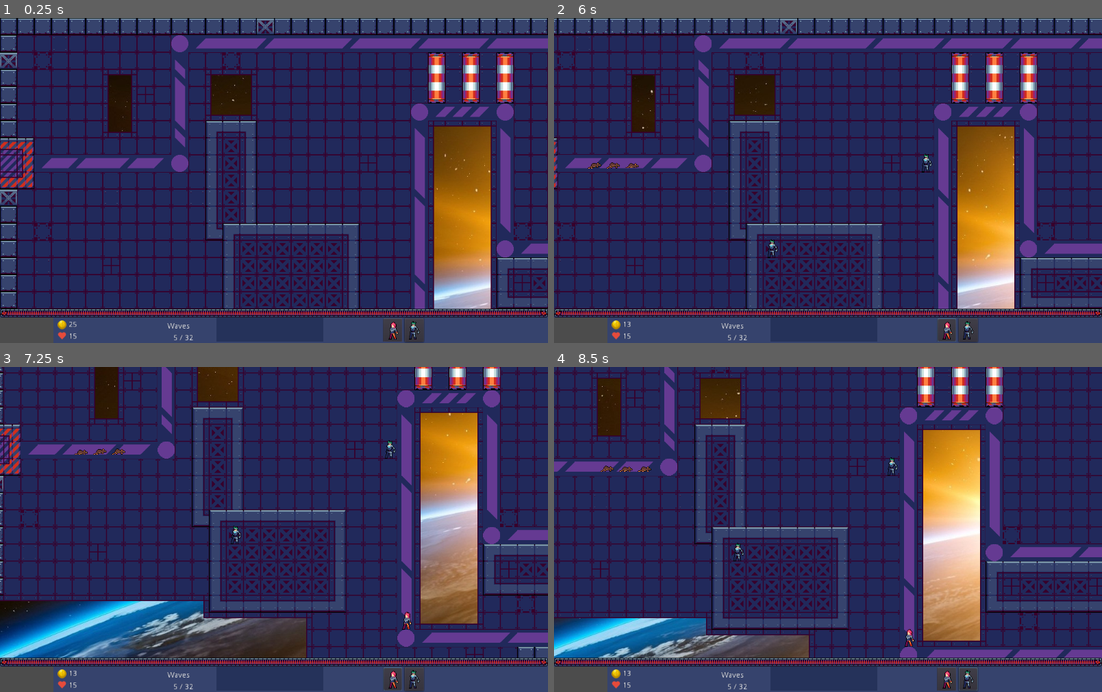
Above: before the commit, frames 1-4 (two rows, left to right).
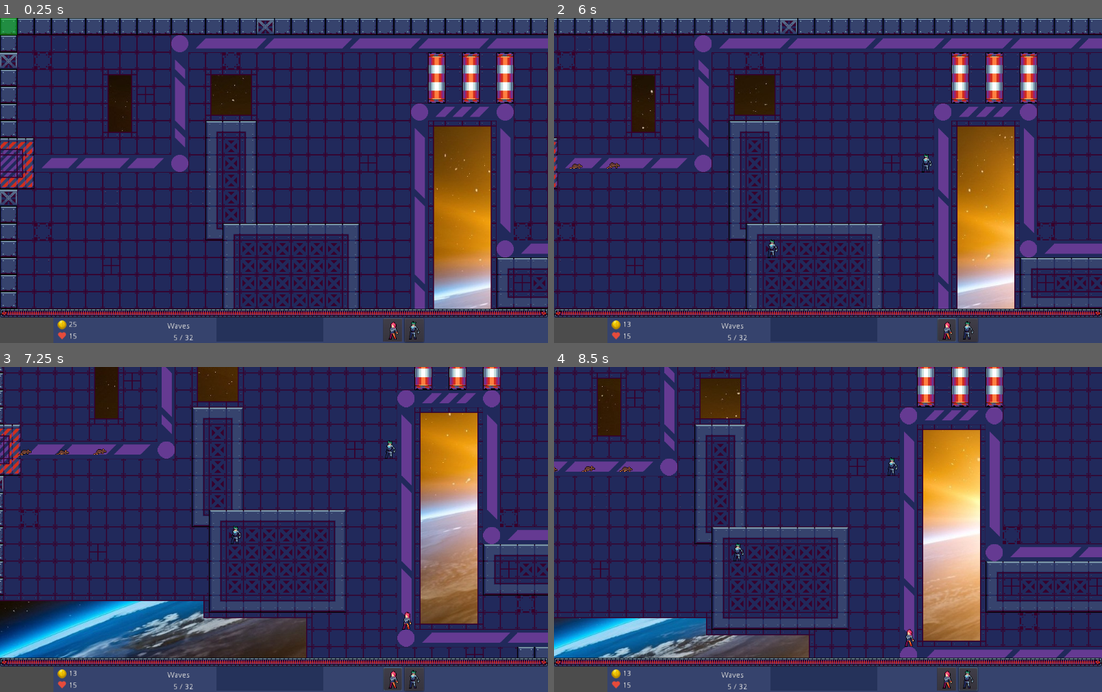
Above: after the commit, the same moments.

Repository: Dev-Crea/arator
Game: Godot game, scene res://scenes/Main.tscn
The game is run twice, just before and just after one commit, with the same random seed, the same clock (stepped at 60 frames per second) and the same inputs.
Inputs (mouse positions are in pixels of both pictures, inside the frame that each line leads up to):
- Up to frame 1 (0.25 s): no input
- Up to frame 2 (6 s): click (948, 330) at 0.5 s; click (970, 330) at 1.25 s; tap Enter at 2, 4.25 s; move the mouse to (948, 164) at 2.02 s; hold Right (ui_right) 2.03-2.78 s; hold Ctrl 2.03-2.78 s; click (948, 164) at 2.17 s; tap Space at 2.75, 5 s; move the mouse to (718, 196) at 2.77 s; hold Down (ui_down) 2.78-3.53 s; tap Q at 2.85 s; move the mouse to (882, 109) at 3.52 s; hold Right (ui_right) 3.53-4.28 s; hold Z 3.53-4.28 s; move the mouse to (800, 245) at 4.27 s; hold Up (ui_up) 4.28-5.03 s; tap Ctrl at 4.35 s; click (800, 245) at 4.42 s; move the mouse to (992, 229) at 5.02 s; hold Q 5.03-5.78 s; hold Left (ui_left) from 5.03 s (still down); move the mouse to (663, 131) at 5.77 s; tap Z at 5.85 s
- Up to frame 3 (7.25 s): move the mouse to (301, 529) at 6.52 s; release Left (ui_left) at 6.53 s; hold Down (ui_down) from 6.53 s (still down); hold Ctrl from 6.53 s (still down); click (301, 529) at 6.67 s
- Up to frame 4 (8.5 s): move the mouse to (745, 448) at 7.27 s; release Down (ui_down) at 7.28 s; release Ctrl at 7.28 s; hold Right (ui_right) 7.28-8.03 s; tap Q at 7.35 s; move the mouse to (948, 513) at 8.02 s; hold Up (ui_up) from 8.03 s (still down); hold Z from 8.03 s (still down)

The runs differ from the first frame. In frame 1, 0.2% of the frame differs, in the area x 0-4%, y 0-6%; in frame 2, less than 0.1%; in frame 3, 0.1%; in frame 4, less than 0.1%.

Commit message:
Change background

Diff:
--- a/scenes/Main.tscn
+++ b/scenes/Main.tscn
@@ -11,8 +11,8 @@
 [node name="Main" type="Node"]
 script = ExtResource( 3 )
 __meta__ = {
-"_edit_horizontal_guides_": [ 768.0, 54.0 ],
-"_edit_vertical_guides_": [ 1352.0 ]
+"_edit_horizontal_guides_": [ 768.0, 54.0, -16.0, -16.0, 768.0 ],
+"_edit_vertical_guides_": [ 1352.0, 1344.0, -24.0 ]
 }
 
 [node name="ParallaxBackground" type="ParallaxBackground" parent="."]
@@ -32,15 +32,14 @@
 current = true
 limit_left = 0
 limit_top = 0
-limit_right = 1352
-limit_bottom = 832
+limit_right = 1344
+limit_bottom = 768
 
 [node name="HUD" parent="Camera" instance=ExtResource( 1 )]
 offset = Vector2( 0, 544 )
 transform = Transform2D( 1, 0, 0, 1, 0, 544 )
 
 [node name="CursorBuild" type="ColorRect" parent="."]
-visible = false
 margin_right = 32.0
 margin_bottom = 32.0
 color = Color( 0, 1, 0, 0.392157 )
--- a/scenes/levels/Ashland.gd
+++ b/scenes/levels/Ashland.gd
@@ -8,8 +8,8 @@
 
 const WAVES = 20
 const TIME_START = 5
-const WAVES_INTERVAL = 25 			# 25 seconds
-const WAVES_MOB_INTERVAL = 1 		# 1 second
+const WAVES_INTERVAL = 25
+const WAVES_MOB_INTERVAL = 2
 const WAVES_MAX_MOB = 3
 
 var tower_selected = null
--- a/scenes/levels/Ashland.tscn
+++ b/scenes/levels/Ashland.tscn
@@ -21,7 +21,7 @@
 [node name="Ashland" type="Node2D"]
 script = ExtResource( 8 )
 
-[node name="TileMap" type="TileMap" parent="."]
+[node name="TileMap" type="TileMap" parent="." groups=["maps"]]
 tile_set = ExtResource( 1 )
 cell_size = Vector2( 32, 32 )
 cell_quadrant_size = 32
--- a/scenes/mobs/MobRat.gd
+++ b/scenes/mobs/MobRat.gd
@@ -31,13 +31,13 @@
 	$Path2D/PathFollow2D/explode.visible = true
 
 func _death(tower):
-	print("DEATH !!!")
+	#print("DEATH !!!")
 	$Path2D/PathFollow2D/AnimatedSprite.play("death")
 	# warning-ignore:return_value_discarded
 	$Path2D/PathFollow2D/AnimatedSprite.connect("animation_finished", self, "units_animation_death")
-	print(tower)
+	#print(tower)
 	if (tower != null):
-		print("Emit Signal : attack_ended")
+		#print("Emit Signal : attack_ended")
 		tower.emit_signal("attack_ended")
 
 func set_curve(curve):
@@ -52,7 +52,7 @@
 	self.queue_free()
 
 func _on_MobRat_hit(damage, tower = null):
-	print("[_on_MobRat_hit] with damage : ", damage)
+	#print("[_on_MobRat_hit] with damage : ", damage)
 	damaged = damage
 	life -= damage
 	_hurt()
@@ -62,7 +62,7 @@
 		if !$Path2D/PathFollow2D/explode.is_connected("animation_finished", self, "units_animation_damage"):
 			# warning-ignore:return_value_discarded
 			$Path2D/PathFollow2D/explode.connect("animation_finished", self, "units_animation_damage", [tower])
-	print("Life : ", str(life))
+	#print("Life : ", str(life))
 
 # warning-ignore:unused_argument
 func _on_MobRat_stop_hit(damage):
--- a/scenes/mobs/MobRat.tscn
+++ b/scenes/mobs/MobRat.tscn
@@ -60,32 +60,32 @@
 [sub_resource type="RectangleShape2D" id=21]
 extents = Vector2( 13.5, 6 )
 
-[node name="MobRat" type="Node2D"]
+[node name="MobRat" type="Node2D" groups=["mobs"]]
 script = ExtResource( 2 )
 
-[node name="Path2D" type="Path2D" parent="."]
+[node name="Path2D" type="Path2D" parent="." groups=["mobs"]]
 curve = SubResource( 12 )
 
-[node name="PathFollow2D" type="PathFollow2D" parent="Path2D"]
+[node name="PathFollow2D" type="PathFollow2D" parent="Path2D" groups=["mobs"]]
 rotate = false
 cubic_interp = false
 loop = false
 
-[node name="AnimatedSprite" type="AnimatedSprite" parent="Path2D/PathFollow2D"]
+[node name="AnimatedSprite" type="AnimatedSprite" parent="Path2D/PathFollow2D" groups=["mobs"]]
 frames = ExtResource( 1 )
 animation = "walk"
 frame = 3
 
-[node name="explode" type="AnimatedSprite" parent="Path2D/PathFollow2D"]
+[node name="explode" type="AnimatedSprite" parent="Path2D/PathFollow2D" groups=["mobs"]]
 visible = false
 position = Vector2( 0, -17 )
 scale = Vector2( 0.05, 0.05 )
 frames = SubResource( 11 )
 frame = 2
 
-[node name="hitbox" type="Area2D" parent="Path2D/PathFollow2D"]
+[node name="hitbox" type="Area2D" parent="Path2D/PathFollow2D" groups=["mobs"]]
 
-[node name="CollisionShape2D" type="CollisionShape2D" parent="Path2D/PathFollow2D/hitbox"]
+[node name="CollisionShape2D" type="CollisionShape2D" parent="Path2D/PathFollow2D/hitbox" groups=["mobs"]]
 position = Vector2( -2.5, 3 )
 shape = SubResource( 21 )
 
--- a/scenes/towers/TowerPunk.gd
+++ b/scenes/towers/TowerPunk.gd
@@ -55,12 +55,6 @@
 func animation_attack():
 	$Container/AnimatedSprite.play("attack")
 
-func _on_Attack_area_shape_entered(_area_rid, _area, _area_shape_index, _local_shape_index):
-	print("_on_Attack_area_shape_entered")
-
-func _on_Attack_area_shape_exited(_area_rid, _area, _area_shape_index, _local_shape_index):
-	print("_on_Attack_area_shape_exited")
-
 func _on_Hover_mouse_entered():
 	print("[_on_Hover_mouse_entered] Hover !")
 	attack_area(true)
@@ -99,25 +93,31 @@
 
 func _on_Attack_area_entered(area):
 	if (attack_mob == null):
-		attack_mob = area.get_parent().get_parent().get_parent()
-		print("[_on_Attack_area_entered] start damage on unit : ", attack_mob)
-		attack_mob.emit_signal("hit", 5, self)
+		print("[_on_Attack_area_entered] ", str(area))
+		print("[_on_Attack_area_entered] ", str(area.get_groups()))
+		if area.is_in_group("mobs"):
+			attack_mob = area.get_parent().get_parent().get_parent()
+			#print("[_on_Attack_area_entered] start damage on unit : ", attack_mob)
+			attack_mob.emit_signal("hit", 5, self)
 
-	list_mobs.push_back(attack_mob)
+		list_mobs.push_front(area)
+		# list_mobs.push_back(attack_mob)
+		print(list_mobs)
 
 func _on_Attack_area_exited(area):
-	var mob = area.get_parent().get_parent().get_parent()
-	print("[_on_Attack_area_exited] stop damage on unit : ", mob)
-	mob.emit_signal("stop_hit", 5)
-	print("[_on_Attack_area_exited] : ", str(list_mobs.size()))
+	if area.is_in_group("mobs"):
+		var mob = area.get_parent().get_parent().get_parent()
+		#print("[_on_Attack_area_exited] stop damage on unit : ", mob)
+		mob.emit_signal("stop_hit", 5)
+		#print("[_on_Attack_area_exited] : ", str(list_mobs.size()))
 
 func _on_TowerPunk_attack_ended():
-	print("_on_TowerPunk_attack_ended")
+	#print("_on_TowerPunk_attack_ended")
 	attack_mob = null
 	list_mobs.pop_front()
 
-	print(list_mobs)
+	#print(list_mobs)
 	if !list_mobs.empty():
 		attack_mob = list_mobs[0]
-		print("[_on_Attack_area_entered] start damage on unit : ", attack_mob)
+		#print("[_on_Attack_area_entered] start damage on unit : ", attack_mob)
 		attack_mob.emit_signal("hit", 5, self)
--- a/scenes/towers/TowerPunk.tscn
+++ b/scenes/towers/TowerPunk.tscn
@@ -16,11 +16,11 @@
 shader = ExtResource( 3 )
 shader_param/swap_color = true
 
-[node name="TowerPunk" type="Node2D"]
+[node name="TowerPunk" type="Node2D" groups=["tower"]]
 position = Vector2( 0, 1 )
 script = ExtResource( 2 )
 
-[node name="Container" type="Control" parent="."]
+[node name="Container" type="Control" parent="." groups=["tower"]]
 margin_left = -64.0
 margin_top = -64.0
 margin_right = -64.0
@@ -30,7 +30,7 @@
 "_edit_use_anchors_": false
 }
 
-[node name="Hover" type="Area2D" parent="Container"]
+[node name="Hover" type="Area2D" parent="Container" groups=["tower"]]
 position = Vector2( 64, 64 )
 z_index = 100
 collision_layer = 8
@@ -38,33 +38,33 @@
 monitoring = false
 monitorable = false
 
-[node name="CollisionShape2D" type="CollisionShape2D" parent="Container/Hover"]
+[node name="CollisionShape2D" type="CollisionShape2D" parent="Container/Hover" groups=["tower"]]
 light_mask = 0
 shape = SubResource( 22 )
 
-[node name="Degat" type="Area2D" parent="Container"]
+[node name="Degat" type="Area2D" parent="Container" groups=["tower"]]
 collision_layer = 0
 collision_mask = 0
 input_pickable = false
 
-[node name="CollisionShape2D" type="CollisionShape2D" parent="Container/Degat"]
+[node name="CollisionShape2D" type="CollisionShape2D" parent="Container/Degat" groups=["tower"]]
 position = Vector2( 64, 64 )
 shape = SubResource( 1 )
 
-[node name="Attack" type="Area2D" parent="Container"]
+[node name="Attack" type="Area2D" parent="Container" groups=["tower"]]
 input_pickable = false
 
-[node name="CollisionShape2D" type="CollisionShape2D" parent="Container/Attack"]
+[node name="CollisionShape2D" type="CollisionShape2D" parent="Container/Attack" groups=["tower"]]
 position = Vector2( 64, 64 )
 scale = Vector2( 6.5, 6.5 )
 shape = SubResource( 2 )
 
-[node name="AnimatedSprite" type="AnimatedSprite" parent="Container"]
+[node name="AnimatedSprite" type="AnimatedSprite" parent="Container" groups=["tower"]]
 position = Vector2( 54, 57 )
 frames = ExtResource( 1 )
 animation = "idle"
 
-[node name="AttackArea" type="ColorRect" parent="Container"]
+[node name="AttackArea" type="ColorRect" parent="Container" groups=["tower"]]
 visible = false
 material = SubResource( 21 )
 margin_right = 128.0
@@ -73,7 +73,7 @@
 "_edit_use_anchors_": false
 }
 
-[node name="BuildArea" type="ColorRect" parent="Container"]
+[node name="BuildArea" type="ColorRect" parent="Container" groups=["tower"]]
 visible = false
 margin_left = 48.0
 margin_top = 48.0
